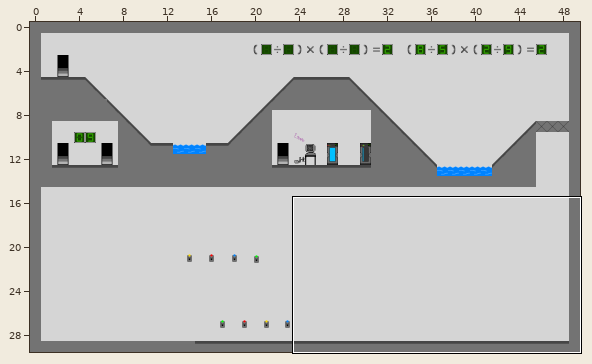
Tiled map: Stage_4.tmx. Above, an overview of the earlier version with the close-up marked.
Close-up. Before the edit:
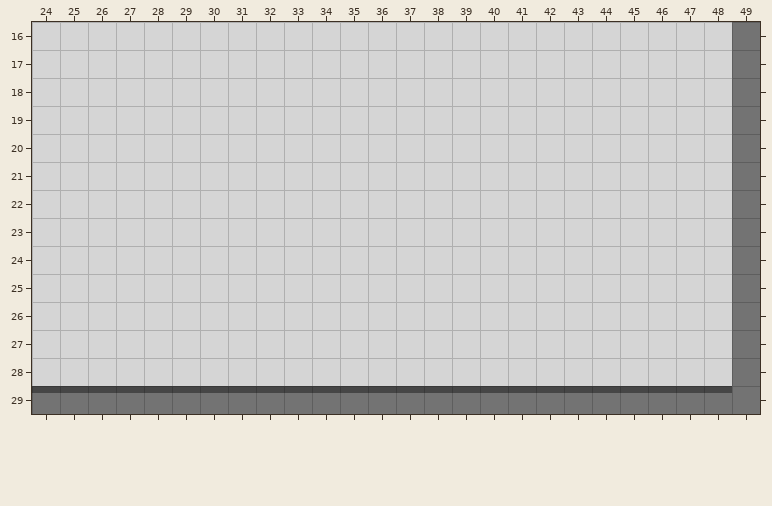
Cells are 128x128 px. Shown: x 24..49, y 16..29. The commit also changed other parts of the map, which this record leaves out.
The same view after the edit:
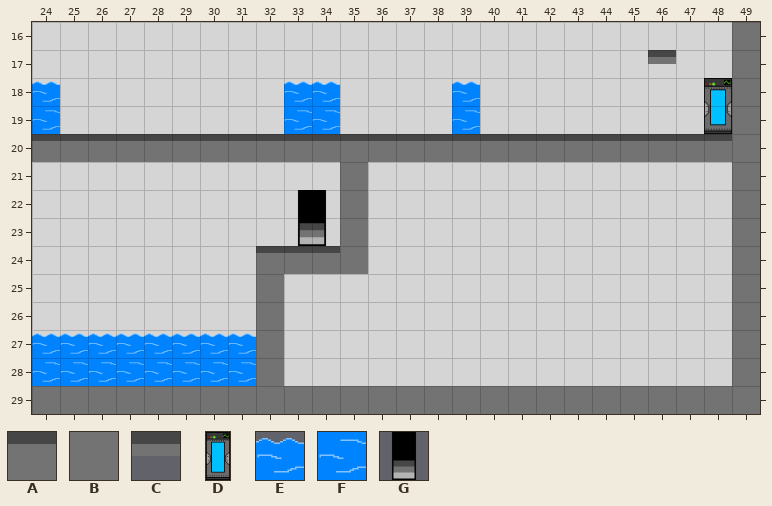
Key: from "Bunker_tiles": A 14 "placeholder_basic_platfo", B 20 "placeholder_light_tile", C 22 "placeholder_thin_platfor", D 43 "repair_pod_green", E 49 "water_basic_1", F 63 "water_basic_solid", G 64 "placeholder_passage".
_ is an empty cell.
Changes in this commit:
Layer "Checkpoint":
There is now tile D in row 19 at x 48.
Layer "Portal":
There is now tile G in row 23 at x 33.
Layer "Danger":
There is now tile E in row 18 at x 24, 33 to 34 and 39; in row 27 at x 24 to 31.
There is now tile F in row 19 at x 24, 33 to 34 and 39; in row 28 at x 24 to 31.
Layer "Platforms":
There is now tile A in row 20 at x 24 to 48; in row 24 at x 32 to 34.
The edit turns tile A into tile B in row 29 at x 24 to 48.
There is now tile B in rows 21 to 24 at x 35; in rows 25 to 28 at x 32.
There is now tile C in row 17 at x 46.
Where, in picture pixels (left, top, right, bottom), the same in both close-ups:
added: (648, 50, 676, 64)
changed: (32, 78, 732, 393)
